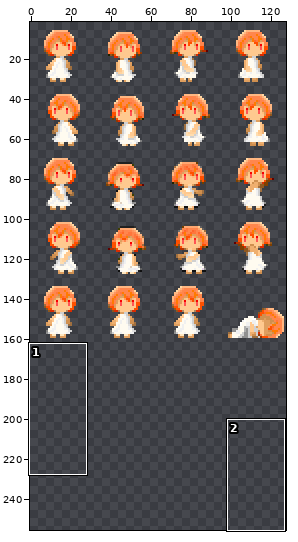
Edited in one commit: sprite sheet (src/res/image/chara/player.png). The picture above shows the old version from afar; the outline marks the close-up.
Close-up. The starting point:
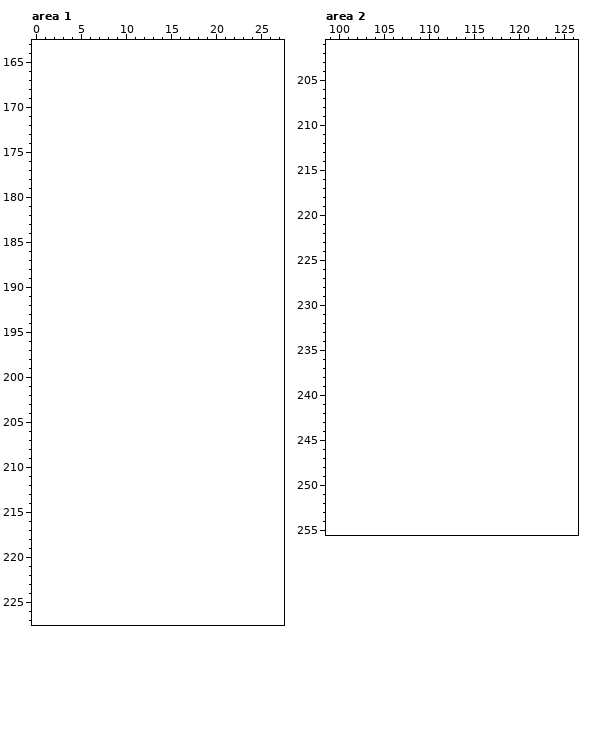
The file is 128x160 pixels. Colours within 5 levels of each other are drawn and written as one. Shown: area 1: x 0..27, y 163..227; area 2: x 99..126, y 201..255. The old version is drawn lined up with the new one, on the new canvas. The wide view leaves out empty margins. The commit also changed other parts of the picture, which this record leaves out.
Once edited:
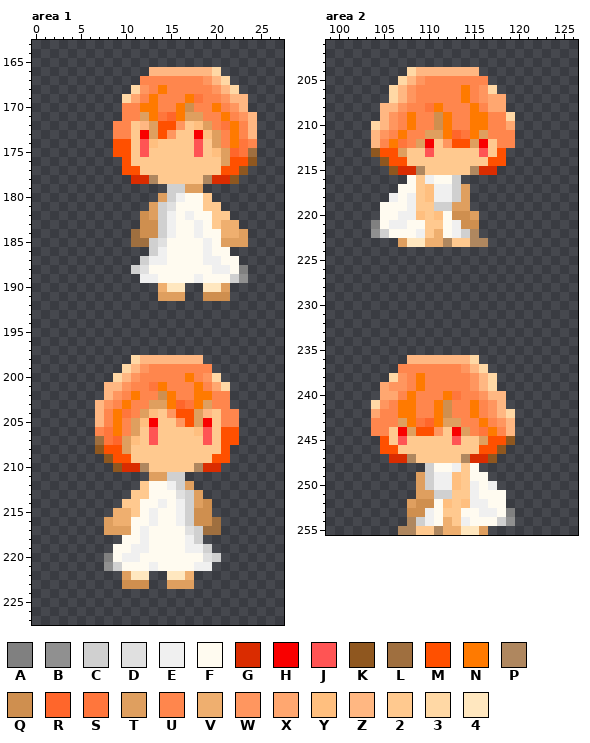
Palette (. is transparent): A #808080  B #909090  C #d0d0d0  D #e0e0e0  E #f0f0f0  F #fffbf0  G #da2c00  H #f90000  J #ff5454  K #8f571f  L #9f6f3f  M #ff5000  N #ff7a00  P #af875f  Q #cf8f4f  R #ff662b  S #ff763c  T #df9f5f  U #ff864d  V #efaf6f  W #ff965f  X #ffa770  Y #ffbf7f  Z #ffb782  2 #ffc98f  3 #ffd8a5  4 #ffe7bf
The exact change:
canvas 128x160 -> 128x256
Area 1:
y 166: x 13..20 ........ -> ZZZZZZZ3
y 167: x 12..21 .......... -> UUUUUUUWZ3
y 168: x 11..22 ............ -> 3WUNUUUUUWZ3
y 169: x 10..23 .............. -> 3XUNUUUNSUUWZZ
y 170: x 10..23 .............. -> UUNNUUNQUUNUWZ
y 171: x 10..24 ............... -> UUTNSRNTTUUNUWZ
y 172: x 9..24 ................ -> UU2ZTMMW2YTUSNUZ
y 173: x 9..24 ................ -> UU2HTMW22HYTUNUZ
y 174: x 9..24 ................ -> MM2JY2222J2TUNSU
y 175: x 9..24 ................ -> MM2J22222J2YTRSL
y 176: x 10..24 ............... -> M2222222222TMMK
y 177: x 10..23 .............. -> MM222222222MMK
y 178: x 11..22 ............ -> GGP22222PGGK
y 179: x 15..18 .... -> CCTT
y 180: x 14..19 ...... -> TCEFF2
y 181: x 13..20 ........ -> TCDFFF22
y 182: x 12..21 .......... -> QTCEFEFF22
y 183: x 12..22 ........... -> QQCEFFEF2VV
y 184: x 11..23 ............. -> LQQCEFFEFFVVT
y 185: x 11..23 ............. -> LLCDFFFFEFTTT
y 186: x 13..21 ......... -> CEFFFFEFF
y 187: x 12..22 ........... -> CEEFFFFEEFF
y 188: x 11..23 ............. -> CDFFFFFFFEEFA
y 189: x 12..23 ............ -> EEFFFFEFFFCB
y 190: x 14..16 ... -> V44; x 19..21 ... -> 44T
y 191: x 14..16 ... -> TTT; x 19..21 ... -> QQQ
y 198: x 11..18 ........ -> 3ZZZZZZZ
y 199: x 10..19 .......... -> 3ZWUUUUUUU
y 200: x 9..20 ............ -> 3ZWUUUUUNUW3
y 201: x 8..21 .............. -> ZZWUUSNUUUNUX3
y 202: x 8..21 .............. -> ZWUNUUQNUUNNUU
y 203: x 7..21 ............... -> ZWUNUUTTNRSNTUU
y 204: x 7..22 ................ -> ZUNSUTY2WMMTZ2UU
y 205: x 7..22 ................ -> ZUNUTYH22WMTH2UU
y 206: x 7..22 ................ -> USNUT2J2222YJ2MM
y 207: x 7..22 ................ -> LSRTY2J22222J2MM
y 208: x 7..21 ............... -> KMMT2222222222M
y 209: x 8..21 .............. -> KMM222222222MM
y 210: x 9..20 ............ -> KGGP22222PGG
y 211: x 13..16 .... -> TTCC
y 212: x 12..17 ...... -> 2FFECT
y 213: x 11..18 ........ -> 22FFFDCT
y 214: x 10..19 .......... -> 22FFEFECTQ
y 215: x 9..19 ........... -> VV2FEFFECQQ
y 216: x 8..20 ............. -> TVVFFEFFECQQL
y 217: x 8..20 ............. -> TTTFEFFFFDCLL
y 218: x 10..18 ......... -> FFEFFFFEC
y 219: x 9..19 ........... -> FFEEFFFFEEC
y 220: x 8..20 ............. -> AFEEFFFFFFFDC
y 221: x 8..19 ............ -> BCFFFEFFFFEE
y 222: x 10..12 ... -> T44; x 15..17 ... -> 44V
y 223: x 10..12 ... -> QQQ; x 15..17 ... -> TTT
Area 2:
y 204: x 108..115 ........ -> 3ZZZZZZZ
y 205: x 107..116 .......... -> 3ZWUUUUUUU
y 206: x 106..117 ............ -> 3ZWUUUUUNUW3
y 207: x 106..118 ............. -> 3ZWUUUUUNUWXX
y 208: x 105..118 .............. -> ZZWUUSNUUUNUXX
y 209: x 105..119 ............... -> ZWUNUUQNUUNNUU3
y 210: x 104..119 ................ -> 3ZWUNUUQNUUNNUUX
y 211: x 104..119 ................ -> ZWUNUUTTNRSNTUUU
y 212: x 104..119 ................ -> ZUNSUTH2WMMTH2UU
y 213: x 104..118 ............... -> KMMT22J22222J2M
y 214: x 105..118 .............. -> KMM222222222MM
y 215: x 106..117 ............ -> KGGP22222PGG
y 216: x 108..113 ...... -> F2EFFC
y 217: x 107..114 ........ -> FF2YEECT
y 218: x 106..114 ......... -> EFE2YEECT
y 219: x 105..114 .......... -> FFFE22CCTT
y 220: x 105..115 ........... -> FFEEY2YFQQT
y 221: x 104..115 ............ -> AFEEFF22FEQQ
y 222: x 104..115 ............ -> BCFFFE2VFECP
y 223: x 107..116 .......... -> T44VVP22PP
y 236: x 108..115 ........ -> ZZZZZZZ3
y 237: x 107..116 .......... -> UUUUUUUWZ3
y 238: x 106..117 ............ -> 3WUNUUUUUWZ3
y 239: x 105..117 ............. -> XWWUNUUUUUWZ3
y 240: x 105..118 .............. -> XXUNUUUNSUUWZZ
y 241: x 104..118 ............... -> 3WUNNUUNQUUNUWZ
y 242: x 104..119 ................ -> XUUNNUUNQUUNUWZ3
y 243: x 104..119 ................ -> UUUTNSRNTTUUNUWZ
y 244: x 104..119 ................ -> UU2HTMMW2HTUSNUZ
y 245: x 105..119 ............... -> M2J22222J22TMMK
y 246: x 105..118 .............. -> MM222222222MMK
y 247: x 106..117 ............ -> GGP22222PGGK
y 248: x 110..115 ...... -> CFFE2F
y 249: x 109..116 ........ -> TCEEY2FF
y 250: x 109..117 ......... -> TCEEY2EFE
y 251: x 109..118 .......... -> TTCC22EFFF
y 252: x 108..118 ........... -> TQQFY2YEEFF
y 253: x 108..119 ............ -> QQEF22FFEEFA
y 254: x 108..119 ............ -> PCEFV2EFFFCB
y 255: x 107..116 .......... -> PP22PVV44T
